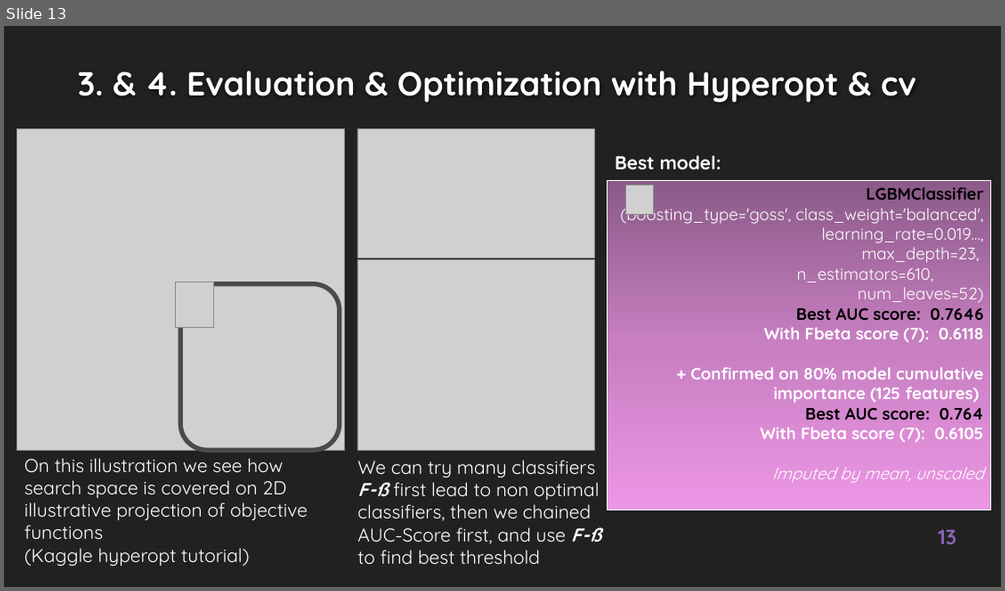
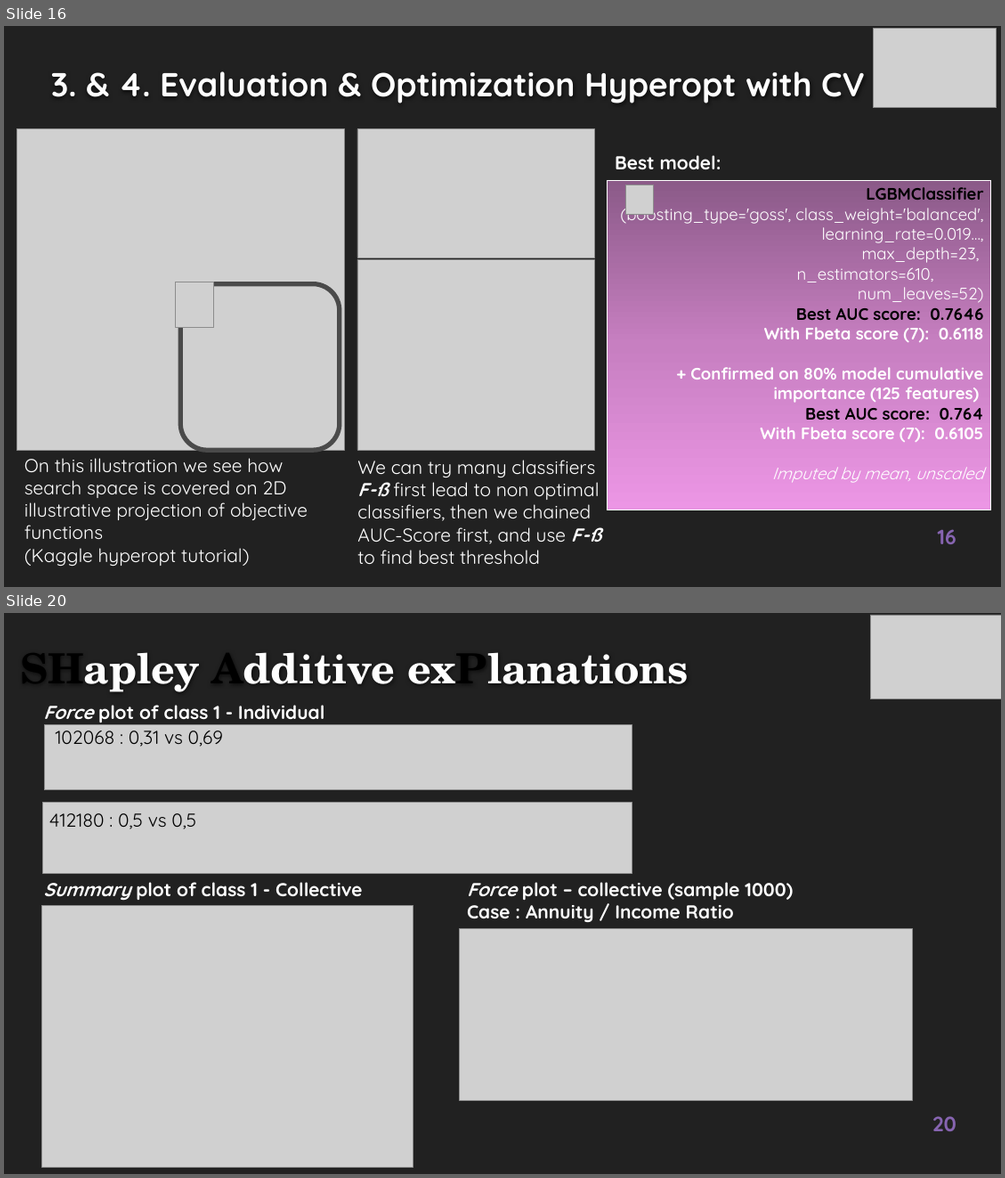
Before and after one commit to EtienneLardeur/P7_Scoring, a slide deck: P7_Support.pptx. Shown one above the other, each under a label of ours: slide 13 before the commit, slides 16 and 20 after it; the slides between them are not shown. The pictures are 1005x591 and 1005x1178 pixels, drawn with LibreOffice and Linux fonts; fonts in the diff are those of the drawing; grey boxes stand for pictures; background and template pictures are left out. Boxes give left, top, right and bottom in pixels: in the first picture for what was removed or moved away, otherwise in the second. Text is boxed around its words. In the diff, an @@ line names an element or a change of style, - is before the commit and + after.

```diff
--- a/P7_Support.pptx
+++ b/P7_Support.pptx
@@ slide 20 added at (x1=4, y1=613, x2=1001, y2=1174), background #212121 @@
@@ picture added at (x1=870, y1=615, x2=1001, y2=699) @@
@@ title added at (x1=20, y1=652, x2=688, y2=692), 40 pt, text #FEFEFE, bold @@
+SHapley Additive exPlanations
@@ text added at (x1=43, y1=705, x2=325, y2=725), 18 pt, text #FFFFFF, bold @@
+Force plot of class 1 - Individual
@@ picture added at (x1=44, y1=724, x2=632, y2=790) @@
@@ text added at (x1=56, y1=730, x2=223, y2=747), 18 pt, text #000000 @@
+102068 : 0,31 vs 0,69
@@ picture added at (x1=43, y1=803, x2=631, y2=873) @@
@@ text added at (x1=49, y1=813, x2=196, y2=829), 18 pt, text #000000 @@
+412180 : 0,5 vs 0,5
@@ picture added at (x1=42, y1=906, x2=413, y2=1167) @@
@@ text added at (x1=43, y1=882, x2=363, y2=900), 18 pt, text #FFFFFF, bold @@
+Summary plot of class 1 - Collective
@@ text added at (x1=467, y1=882, x2=793, y2=922), 18 pt, text #FFFFFF, bold @@
+Force plot – collective (sample 1000)
+Case : Annuity / Income Ratio
@@ picture added at (x1=460, y1=929, x2=913, y2=1101) @@
@@ page number added at (x1=932, y1=1116, x2=956, y2=1131), 20 pt, text #8664B0, bold @@
+20
@@ what was slide 13 is now slide 16 @@
@@ slide 16 changed as well @@
@@ picture added at (x1=873, y1=29, x2=996, y2=108) @@
@@ title at (x1=51, y1=71, x2=865, y2=103): text changed @@
-3. & 4. Evaluation & Optimization with Hyperopt & cv
+3. & 4. Evaluation & Optimization Hyperopt with CV
@@ page number at (x1=938, y1=529, x2=956, y2=544): text changed @@
-13
+16
```
Also in this commit, not shown: 14 other slides changed, 7 other slides added, 2 slides removed, 4 other files.
